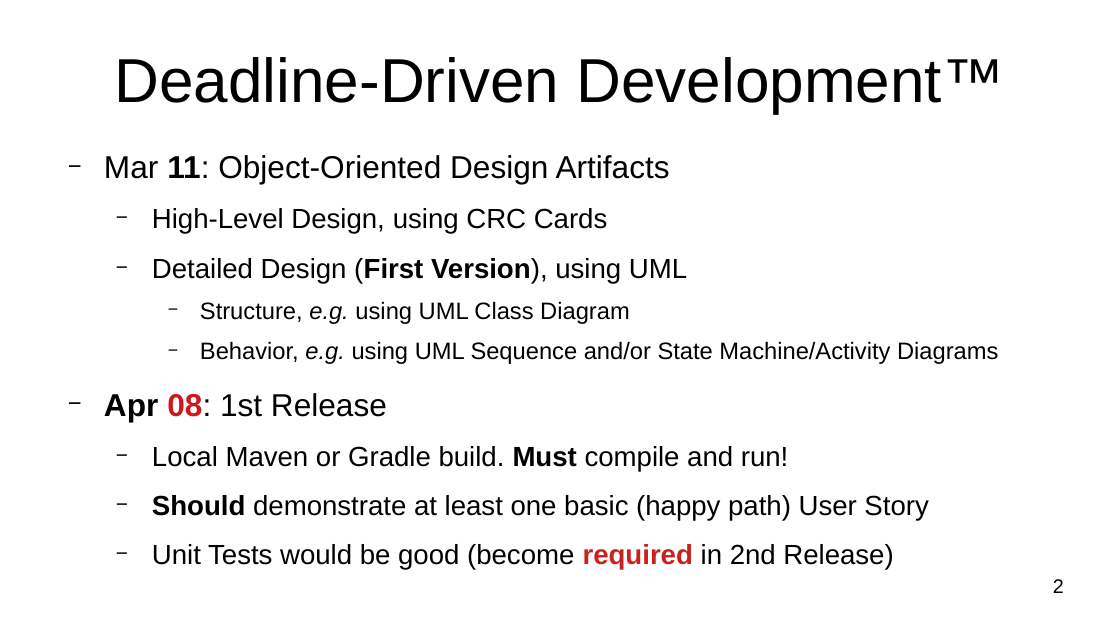
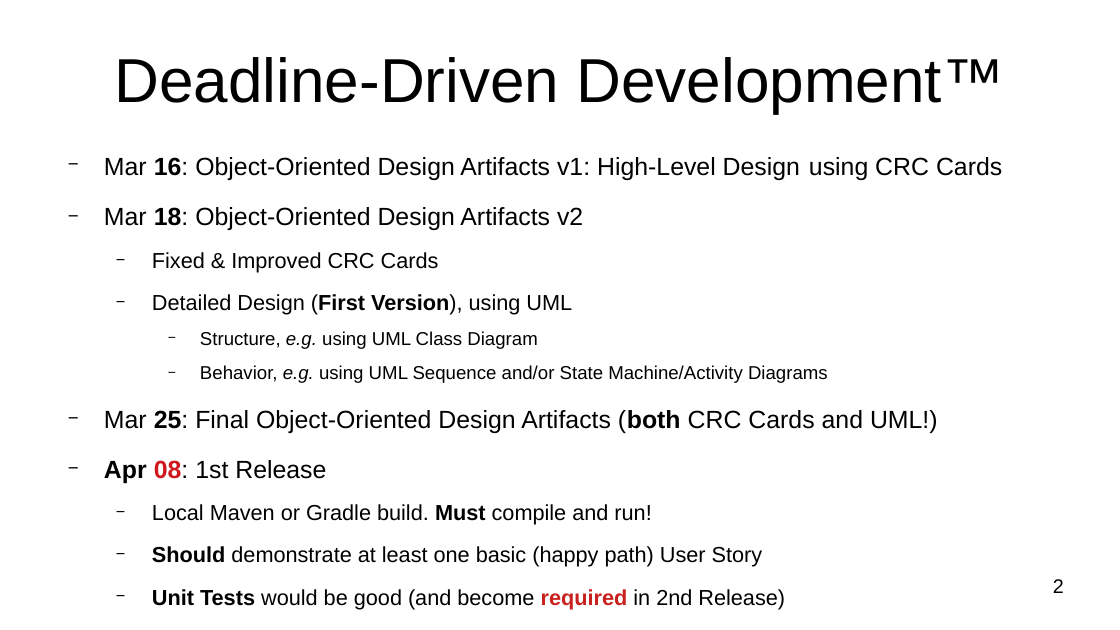
Before and after one commit to nvamelichev/hse-java-spring-2022, a slide deck: slide 2 of 5_testing/5_testing.odp. Drawn at 1120x630 pixels with LibreOffice and Linux fonts; fonts in the diff are those of the drawing. Boxes give left, top, right and bottom in pixels: in the first picture for what was removed or moved away, otherwise in the second. Text is boxed around its words. In the diff, an @@ line names an element or a change of style, - is before the commit and + after.

```diff
--- a/5_testing/5_testing.odp
+++ b/5_testing/5_testing.odp
@@ text at (x1=104, y1=157, x2=1002, y2=273): text changed; size 22.4 to 17.6 pt @@
-− Mar 11: Object-Oriented Design Artifacts
-  − High-Level Design, using CRC Cards
+− Mar 16: Object-Oriented Design Artifacts v1: High-Level Design using CRC Cards
+− Mar 18: Object-Oriented Design Artifacts v2
+  − Fixed & Improved CRC Cards
@@ text at (x1=104, y1=294, x2=828, y2=567): size 19.6 to 15.4 pt in "Detailed Design (First Version), using UML", "Local Maven or Gradle build. Must compile ...", "Should demonstrate at least one basic (happy ..."; size 16.8 to 13.2 pt in "Structure, e.g. using UML Class Diagram", "Behavior, e.g. using UML Sequence and/or State ..."; size 22.4 to 17.6 pt in "Apr 08: 1st Release" @@
@@ text at (x1=104, y1=410, x2=938, y2=433): paragraph added @@
+− Mar 25: Final Object-Oriented Design Artifacts (both CRC Cards and UML!)
@@ text at (x1=152, y1=589, x2=785, y2=609): text changed; size 19.6 to 15.4 pt @@
-  − Unit Tests would be good (become required in 2nd Release)
+  − Unit Tests would be good (and become required in 2nd Release)
```
Also in this commit, not shown: 4 other slides changed, 2 other files.
